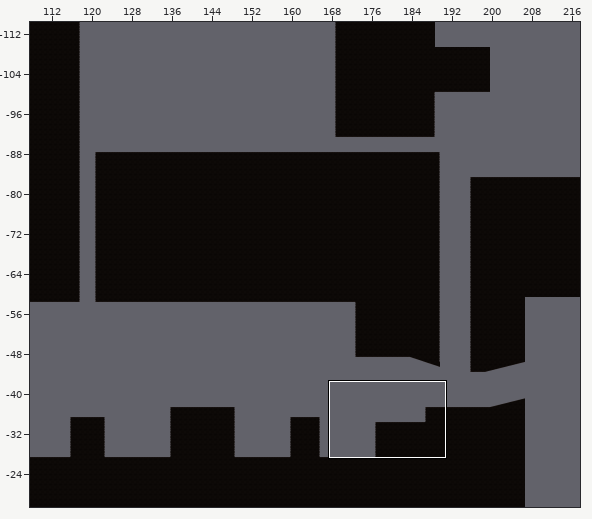
Tiled map: Assets/Tiled/Level1TileMap/map1-1.tmx. The first picture is a wide view before the edit; the outline marks the close-up.
Close-up. Before the edit:
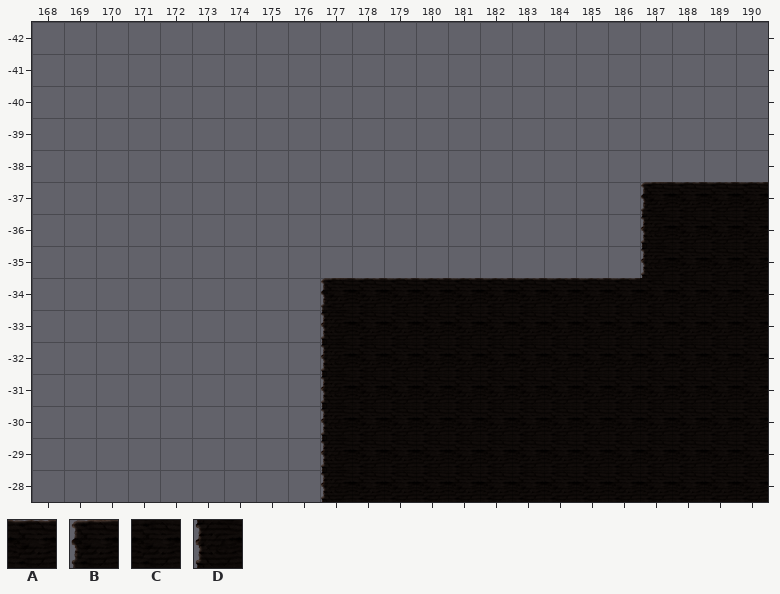
Cells are 256x256 px. Shown: x 168..190, y -42..-28. The commit also changed other parts of the map, which this record leaves out.
Key: from "Level1 Tileset": A 0, B 1, C 8, D 9.
_ is an empty cell.
Layer "ground" before, first column x 168:
-42 _______________________
-41 _______________________
-40 _______________________
-39 _______________________
-38 _______________________
-37 ___________________BAAA
-36 ___________________DCCC
-35 ___________________DCCC
-34 _________BAAAAAAAAACCCC
-33 _________DCCCCCCCCCCCCC
-32 _________DCCCCCCCCCCCCC
-31 _________DCCCCCCCCCCCCC
-30 _________DCCCCCCCCCCCCC
-29 _________DCCCCCCCCCCCCC
-28 _________DCCCCCCCCCCCCC
The same view after the edit:
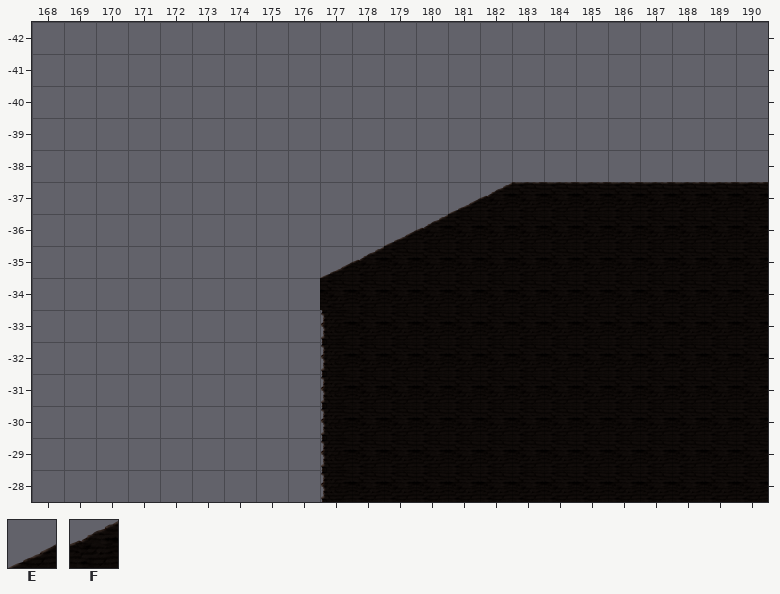
Further tiles: from "Level1 Tileset": E 19, F 20.
From old to new:
{"where": "layer \"ground\""}
{"y":-37,"x":181,"old":"______B","new":"EFAAAAA"}
{"y":-36,"x":179,"old":"________D","new":"EFCCCCCCC"}
{"y":-35,"x":177,"old":"__________D","new":"EFCCCCCCCCC"}
{"y":-34,"x":177,"old":"BAAAAAAAAA","new":"CCCCCCCCCC"}
